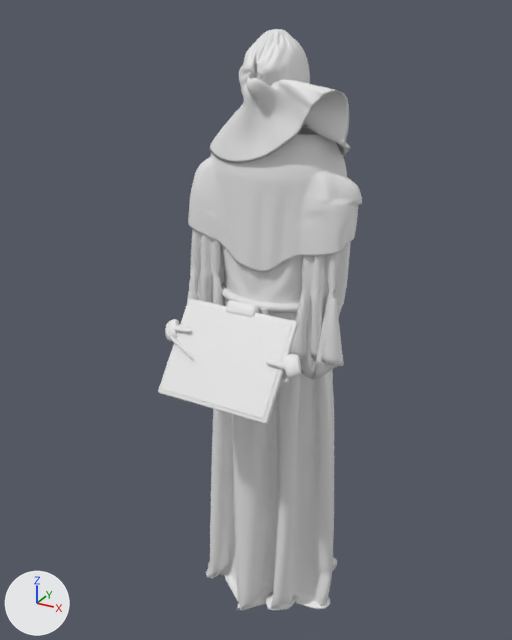
A saved change to the glTF model hub/models/docent.glb.
Camera for both pictures: a 50 mm lens placed at (1.15, -2.25, 2.38), pointed at (-0.04, -0.08, 1.3). Lighting does not change. The marker at lower left points along +X, +Y and +Z. The first picture is the older version. Objects named as collision shapes, trigger or cutter boxes, shadow casters or lower levels of detail are left out. Vertices at exactly the same position are counted once.

Names of what the first picture shows: 'arm_L', 'arm_R', 'board', 'docent', 'head' and 1 more.
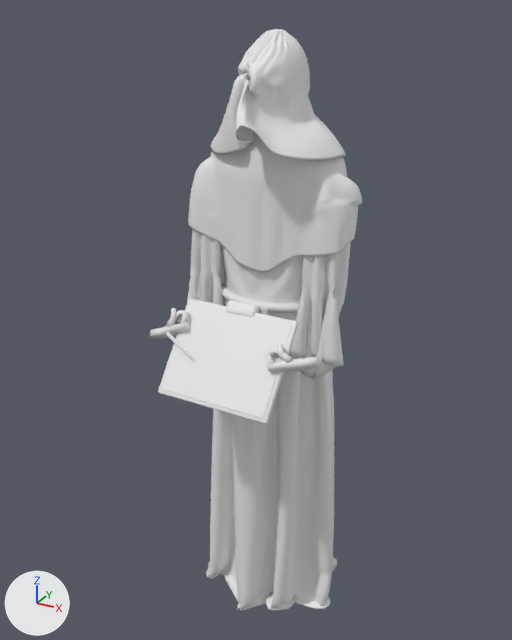
What differs and where, as boxes (x1, y1, x2, y2) in the pictures (512 x 640 px; the box of a moved part takes in the faces that stretch with it):
'head', reshaped: before (210, 29, 351, 163); after (210, 29, 346, 161)
'arm_L', reshaped: before (266, 242, 351, 383); after (265, 242, 351, 380)
'arm_R', reshaped (25% wider): before (165, 229, 225, 341); after (150, 229, 225, 339)
part 1 of me_arm_l, added: after (265, 348, 278, 365)
part 2 of me_arm_l, added: after (278, 343, 292, 363)
part 3 of me_arm_l, added: after (267, 356, 320, 373)
part 4 of me_arm_l, deleted: before (266, 360, 286, 370)
part 5 of me_arm_l, deleted: before (281, 376, 289, 383)
part 6 of me_arm_l, reshaped: before (284, 354, 301, 378)
part 7 of me_arm_r, added: after (176, 310, 188, 325)
part 8 of me_arm_r, added: after (177, 311, 191, 324)
part 9 of me_arm_r, added: after (166, 308, 177, 327)
part 10 of me_arm_r, deleted: before (174, 325, 191, 333)
part 11 of me_arm_r, built on: before (165, 319, 180, 341); after (150, 322, 190, 339)
part 12 of me_head, moved or reshaped: before (210, 30, 351, 163); after (210, 30, 346, 161)

What the commit changed:
me_arm_l is used by ob_arm_l; location (0.205, 0.0, 1.855).
me_arm_l had 2584 vertices, 5144 faces and spanned x -0.082..0.133, y -0.372..0.06, z -0.713..-0.054.
me_arm_l now has 2384 vertices, 4744 faces and spans x -0.082..0.133, y -0.397..0.06, z -0.713..-0.054.
me_arm_l part 1: a new loose piece of 132 vertices spanning x -0.049..0.003, y -0.391..-0.339, z -0.565..-0.509, in mat_docent_glove (white #e7e7e7).
me_arm_l part 2: a new loose piece of 102 vertices spanning x -0.014..0.044, y -0.368..-0.332, z -0.551..-0.49, in mat_docent_glove (white #e7e7e7).
me_arm_l part 3: a new loose piece of 74 vertices spanning x -0.036..0.127, y -0.397..-0.289, z -0.613..-0.519, in mat_docent_glove (white #e7e7e7).
me_arm_l part 4: the loose piece of 178 vertices spanning x -0.047..0.038, y -0.372..-0.346, z -0.573..-0.547 is deleted.
me_arm_l part 5: the loose piece of 146 vertices spanning x -0.07..0.031, y -0.362..-0.341, z -0.627..-0.605 is deleted.
me_arm_l part 6: 433 vertices removed from x -0.07..0.074, y -0.372..-0.293, z -0.597..-0.528; 131 vertices added at x -0.045..0.009, y -0.359..-0.312, z -0.591..-0.539.
Other edits to the shape of me_arm_l do not show in these pictures.
me_arm_r is used by ob_arm_r; location (-0.205, 0.0, 1.855).
me_arm_r had 2584 vertices, 5144 faces and spanned x -0.133..0.082, y -0.357..0.06, z -0.713..-0.054.
me_arm_r now has 2384 vertices, 4744 faces and spans x -0.133..0.082, y -0.361..0.06, z -0.713..-0.054.
me_arm_r part 7: a new loose piece of 132 vertices spanning x -0.033..0.024, y -0.351..-0.305, z -0.513..-0.462, in mat_docent_glove (white #e7e7e7).
me_arm_r part 8: a new loose piece of 132 vertices spanning x -0.029..0.03, y -0.335..-0.288, z -0.524..-0.471, in mat_docent_glove (white #e7e7e7).
me_arm_r part 9: a new loose piece of 102 vertices spanning x -0.055..-0.02, y -0.356..-0.308, z -0.529..-0.46, in mat_docent_glove (white #e7e7e7).
me_arm_r part 10: the loose piece of 178 vertices spanning x -0.038..0.047, y -0.348..-0.321, z -0.542..-0.516 is deleted.
me_arm_r part 11: 433 vertices removed from x -0.073..0.07, y -0.357..-0.268, z -0.58..-0.508; 73 vertices added at x -0.127..0.039, y -0.361..-0.281, z -0.594..-0.493.
Other edits to the shape of me_arm_r do not show in these pictures.
me_head is used by ob_head; location (0.0, -0.005, 2.0).
me_head had 11670 vertices, 23336 faces and spanned x -0.26..0.284, y -0.17..0.17, z -0.138..0.321.
me_head now has 11670 vertices, 23336 faces and spans x -0.259..0.257, y -0.307..0.17, z -0.137..0.321.
me_head part 12: 10618 of 11670 vertices moved; they spanned x -0.26..0.284, y -0.17..0.17, z -0.138..0.316 and now span x -0.259..0.257, y -0.307..0.17, z -0.137..0.317; mean shift (-0.01, -0.007, -0.001); largest move (0.27, -0.036, 0.126) -> (0.102, -0.266, -0.005).
